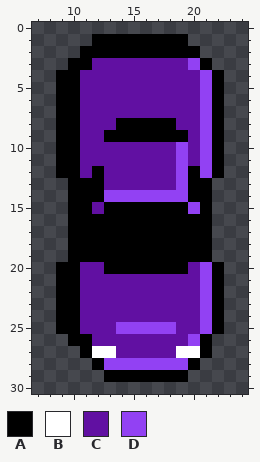
File history of a pixel-art sprite, city game/game_sprites/car_down.png. That is the earlier state.
The file is 32x32 pixels. Shown: x 7..24, y 0..30.
Palette (. is transparent): A #000000  B #ffffff  C #6110a2  D #9241f3
Pixels before, first column x 9:
 1 ...AAAAAAAA...
 2 ..AAAAAAAAAA..
 3 .AACCCCCCCCDA.
 4 AACCCCCCCCCCDA
 5 AACCCCCCCCCCDA
 6 AACCCCCCCCCCDA
 7 AACCCCCCCCCCDA
 8 AACCCAAAAACCDA
 9 AACCAAAAAAACDA
10 AACCCCCCCCDCDA
11 AACCCCCCCCDCDA
12 AACACCCCCCDADA
13 .AAACCCCCCDAA.
14 .AAADDDDDDDAA.
15 .AACAAAAAAADA.
16 .AAAAAAAAAAAA.
17 .AAAAAAAAAAAA.
18 .AAAAAAAAAAAA.
19 .AAAAAAAAAAAA.
20 AACCAAAAAAACDA
21 AACCCCCCCCCCDA
22 AACCCCCCCCCCDA
23 AACCCCCCCCCCDA
24 AACCCCCCCCCCDA
25 AACCCDDDDDCCDA
26 .AACCCCCCCCDA.
27 ..ABBCCCCCBBA.
28 ...ADDDDDDDA..
29 ....AAAAAAA...
New version:
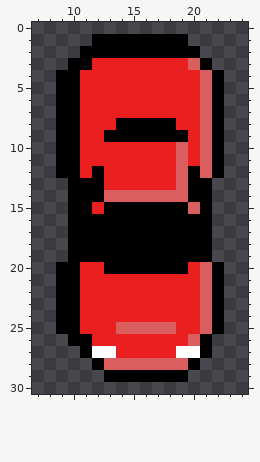
Changes in this commit:
Colour C changes from #6110a2 to #ea2020.
Colour D changes from #9241f3 to #db5e5e.
